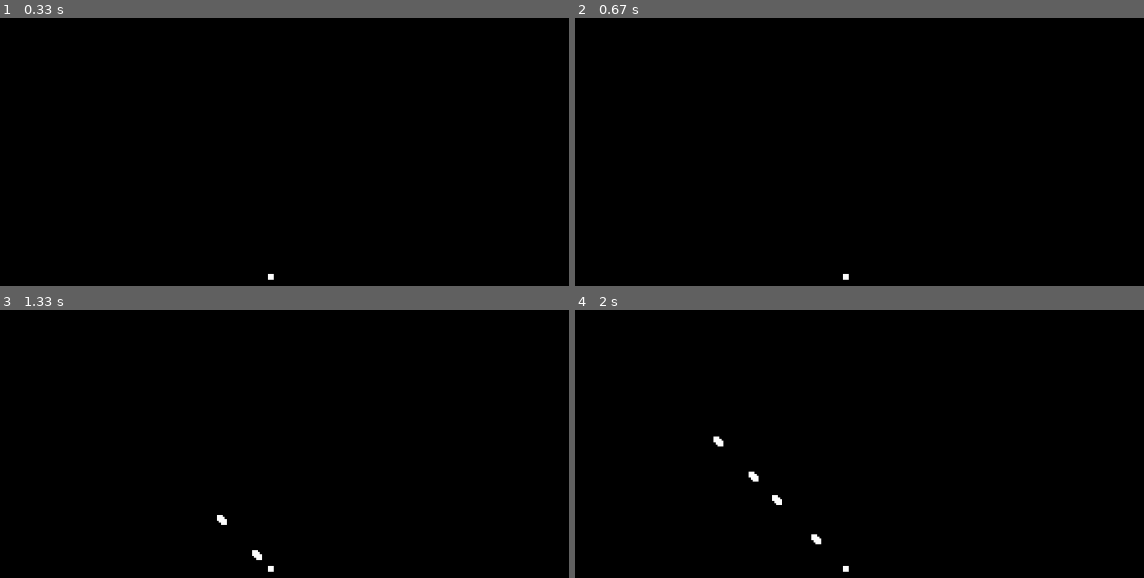
Above: before the commit, frames 1-4 (two rows, left to right).
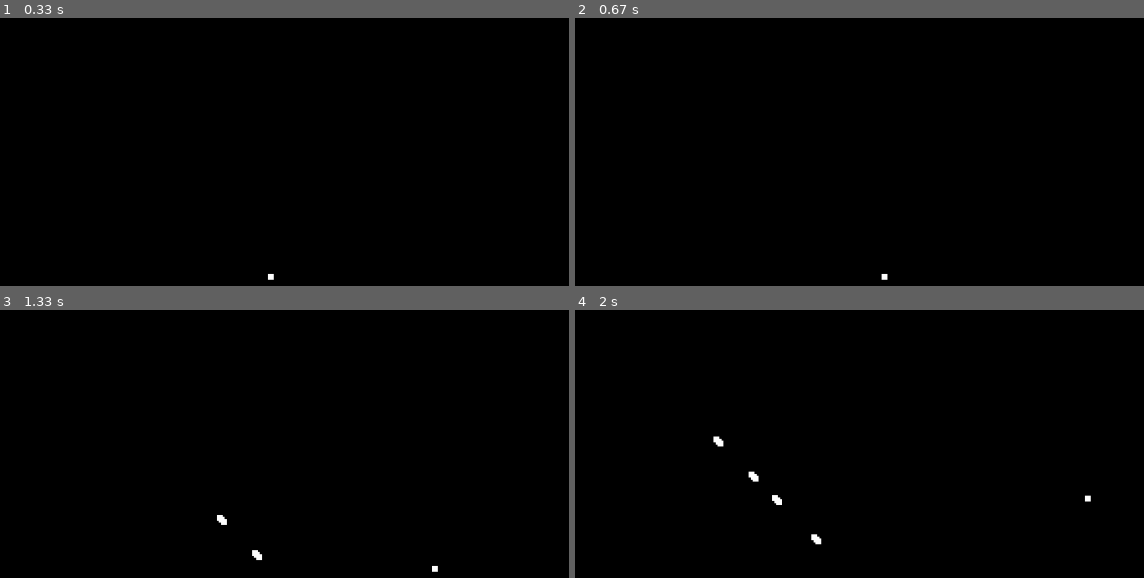
Above: after the commit, the same moments.

Repository: brendan-silva/Cosmic-bullet
Game: pygame game, started from test_level.py
Two runs of this game, one before a commit and one after it. Both use one fixed random seed, a clock stepped at 60 frames per second and the inputs below.
Inputs:
- Up to frame 1 (0.33 s): no input
- Up to frame 2 (0.67 s): hold Shift from 0.33 s (still down); hold Right from 0.33 s (still down)
- Up to frame 3 (1.33 s): release Shift at 0.8 s; release Right at 0.8 s; hold Right 0.83-1.3 s; tap Space at 0.9, 1.2 s
- Up to frame 4 (2 s): hold Up 1.33-1.63 s; tap Space at 1.4, 1.73 s; hold Right from 1.67 s (still down)

Frame 1 is identical in both runs. In frame 2, less than 0.1% of the frame differs, in the area x 47-56%, y 95-98%; in frame 3, less than 0.1%; in frame 4, less than 0.1%.

Commit message:
player class shifted to engine

Diff:
--- a/engine.py
+++ b/engine.py
@@ -3,7 +3,7 @@
 from pygame import Rect
 from pygame.locals import *
 import pygame
-
+from math import *
 WIDTH = 1536
 HEIGHT = 864
 WHITE = (255, 255, 255)
@@ -31,7 +31,55 @@
     def update(self, dt: float):
         pass
 
+class Player(GameObject):
+    def __init__(self):
+        self.transform = Transform2D(0, 0, 0)
+        self.sprite = pygame.sprite.Sprite()
+        self.sprite.rect = Rect(5, 5, 10, 10)
+        self.diagonal_modifier= sqrt(2)/2
 
+    def update(self, dt):
+        VELOCITY = 400
+        pressed_keys = pygame.key.get_pressed()
+        if pressed_keys[K_LSHIFT]:
+            VELOCITY = 200
+        if pressed_keys[K_UP]and pressed_keys[K_DOWN]:
+            if  not (pressed_keys[K_LEFT] and pressed_keys[K_RIGHT]):
+                if pressed_keys[K_LEFT]:
+                    self.transform.pos.x += VELOCITY * dt
+                elif pressed_keys[K_RIGHT]:
+                    self.transform.pos.x -= VELOCITY * dt
+        elif pressed_keys[K_UP]:
+            if  not (pressed_keys[K_LEFT] and pressed_keys[K_RIGHT]):
+                if pressed_keys[K_LEFT]:
+                    self.transform.pos.x += VELOCITY * dt *self.diagonal_modifier
+                    self.transform.pos.y += VELOCITY * dt *self.diagonal_modifier
+                elif pressed_keys[K_RIGHT]:
+                    self.transform.pos.x -= VELOCITY * dt *self.diagonal_modifier
+                    self.transform.pos.y += VELOCITY * dt *self.diagonal_modifier
+                else:
+                    self.transform.pos.y += VELOCITY * dt
+            else:
+                self.transform.pos.y += VELOCITY * dt
+
+        elif pressed_keys[K_DOWN]:
+            if  not (pressed_keys[K_LEFT] and pressed_keys[K_RIGHT]):
+                if pressed_keys[K_LEFT]:
+                    self.transform.pos.x += VELOCITY * dt *self.diagonal_modifier
+                    self.transform.pos.y -= VELOCITY * dt *self.diagonal_modifier
+                elif pressed_keys[K_RIGHT]:
+                    self.transform.pos.x -= VELOCITY * dt *self.diagonal_modifier
+                    self.transform.pos.y -= VELOCITY * dt *self.diagonal_modifier
+                else:
+                    self.transform.pos.y -= VELOCITY * dt
+            else:
+                self.transform.pos.y -= VELOCITY * dt
+        else:
+            if  not (pressed_keys[K_LEFT] and pressed_keys[K_RIGHT]):
+                if pressed_keys[K_LEFT]:
+                    self.transform.pos.x += VELOCITY * dt
+                elif pressed_keys[K_RIGHT]:
+                    self.transform.pos.x -= VELOCITY * dt
 class Scene:
     objects: list[GameObject]
 
--- a/test_level.py
+++ b/test_level.py
@@ -1,28 +1,8 @@
-from engine import GameObject, Transform2D, Scene, main
+from engine import *
 from pygame import Rect
 from pygame.locals import *
 import pygame
 import engine
-
-
-class Player(GameObject):
-    def __init__(self):
-        self.transform = Transform2D(0, 0, 0)
-        self.sprite = pygame.sprite.Sprite()
-        self.sprite.rect = Rect(5, 5, 10, 10)
-
-    def update(self, dt):
-        VELOCITY = 100
-        pressed_keys = pygame.key.get_pressed()
-
-        if pressed_keys[K_w]:
-            self.transform.pos.y += VELOCITY * dt
-        if pressed_keys[K_s]:
-            self.transform.pos.y -= VELOCITY * dt
-        if pressed_keys[K_a]:
-            self.transform.pos.x += VELOCITY * dt
-        if pressed_keys[K_d]:
-            self.transform.pos.x -= VELOCITY * dt
 
 
 class BulletSpawner(GameObject):
